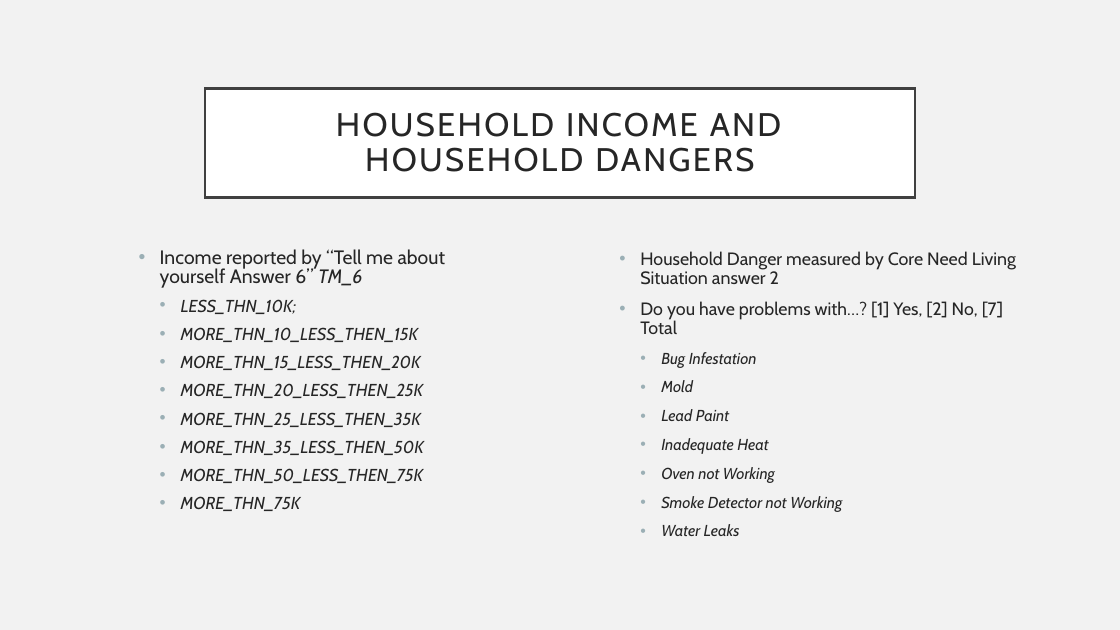
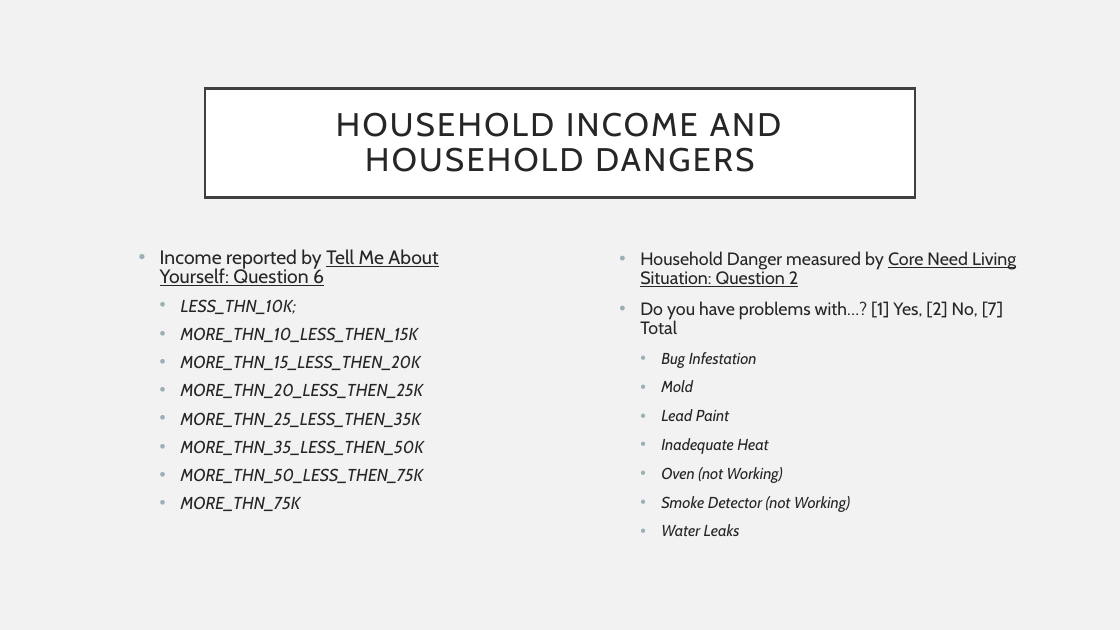
Before and after one commit to kurtisbu/Mesa-County-Data, a slide deck: slide 9 of Intrerview Presentation.pptx. Drawn at 1120x630 pixels with LibreOffice and Linux fonts; fonts in the diff are those of the drawing. Boxes give left, top, right and bottom in pixels: in the first picture for what was removed or moved away, otherwise in the second. Text is boxed around its words. In the diff, an @@ line names an element or a change of style, - is before the commit and + after.

```diff
--- a/Intrerview Presentation.pptx
+++ b/Intrerview Presentation.pptx
@@ text at box(160, 249, 438, 286): text changed @@
-• Income reported by “Tell me about yourself Answer 6” TM_6
+• Income reported by Tell Me About Yourself: Question 6
@@ text at box(640, 251, 1016, 287): text changed @@
-• Household Danger measured by Core Need Living Situation answer 2
+• Household Danger measured by Core Need Living Situation: Question 2
@@ text at box(661, 467, 850, 512): text changed @@
-  • Oven not Working
-  • Smoke Detector not Working
+  • Oven (not Working)
+  • Smoke Detector (not Working)
```
Also in this commit, not shown: 9 other slides changed, 2 other files.
